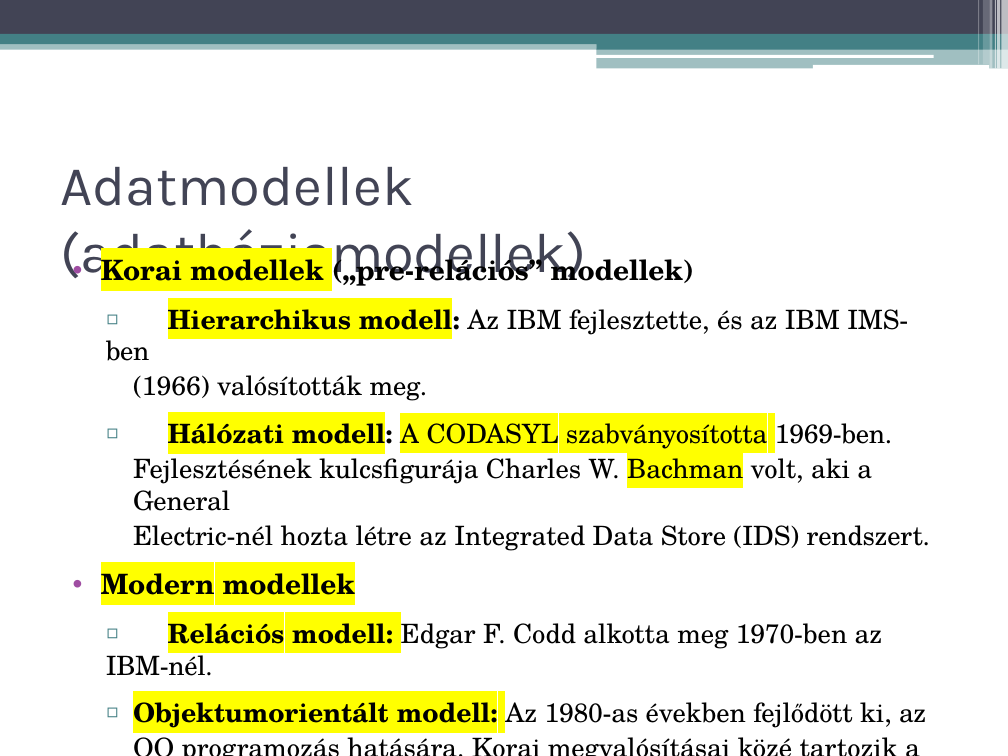
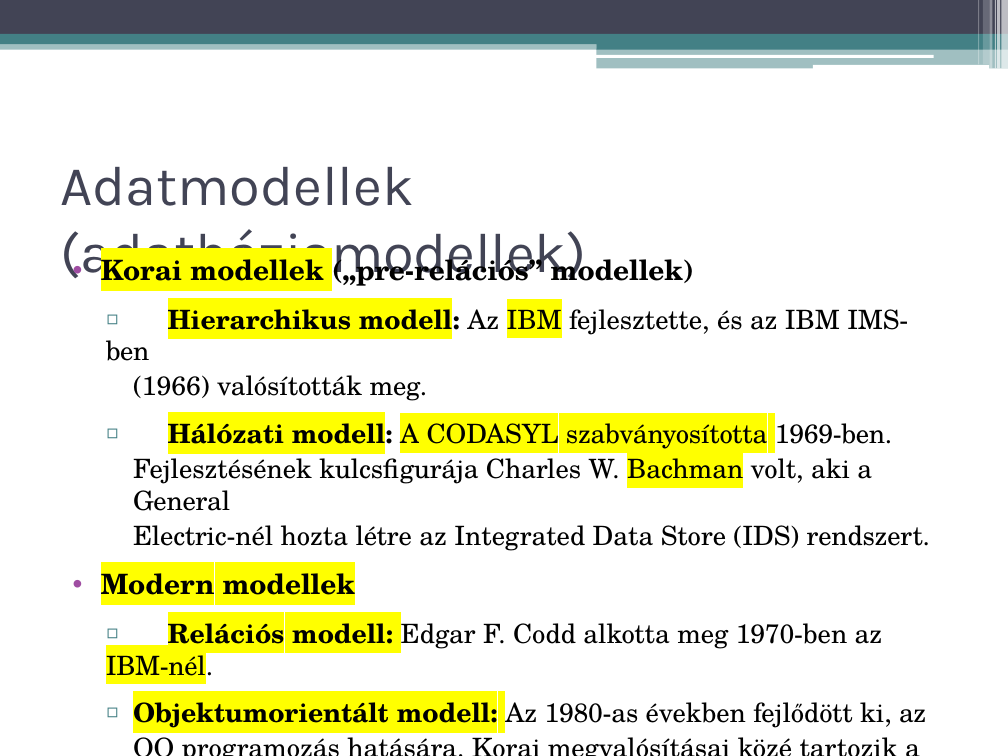
Before and after one commit to lacithelaci/oktatas, a slide deck: slide 6 of egyetemi_feleves_cuccok/4_szemeszter/adatbé2/előadások/l03.pptx. Drawn at 1008x756 pixels with LibreOffice and Linux fonts; fonts in the diff are those of the drawing. Boxes give left, top, right and bottom in pixels: in the first picture for what was removed or moved away, otherwise in the second. Text is boxed around its words. In the diff, an @@ line names an element or a change of style, - is before the commit and + after.

```diff
--- a/egyetemi_feleves_cuccok/4_szemeszter/adatbé2/előadások/l03.pptx
+++ b/egyetemi_feleves_cuccok/4_szemeszter/adatbé2/előadások/l03.pptx
@@ text at [106,302,908,683]: highlight none to #FFFF00 in "IBM", "IBM-nél." @@
```
Also in this commit, not shown: 1 other slide changed, 6 other files.
